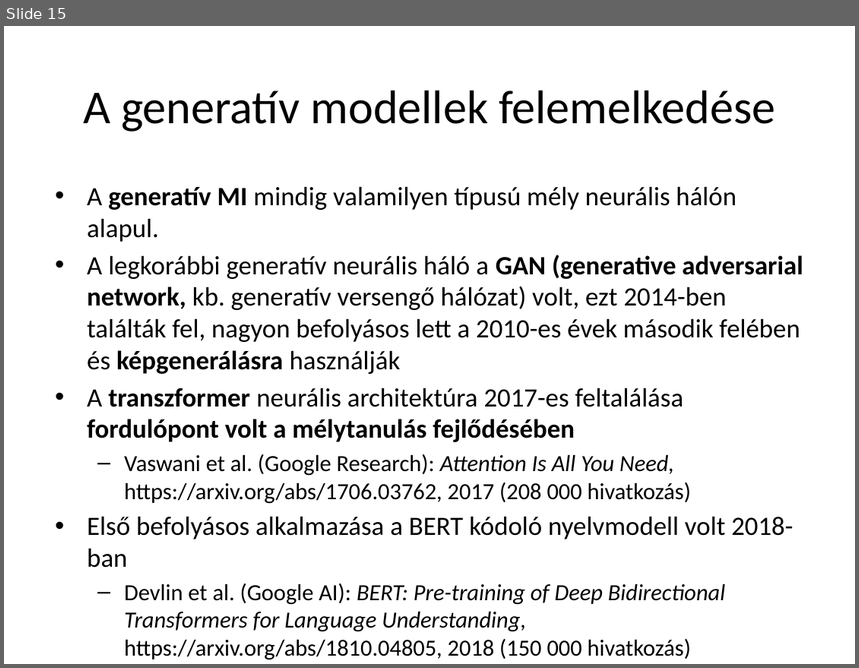
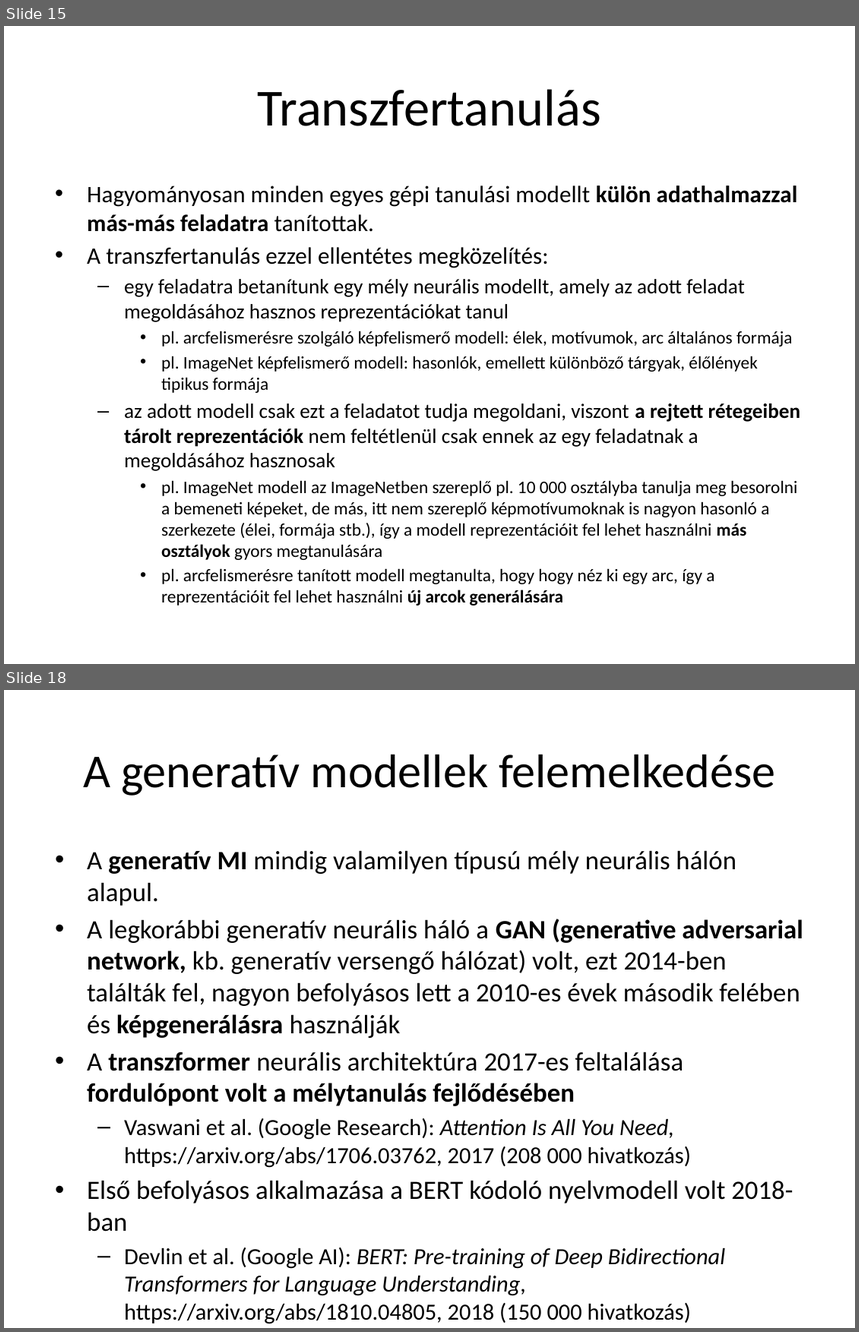
Before and after one commit to Clinical-Bioinformatics-Debrecen/generativ_mi_2025, a slide deck: 4.pptx. Shown one above the other, each under a label of ours: slide 15 before the commit, slides 15 and 18 after it; the slides between them are not shown. The pictures are 859x668 and 859x1332 pixels, drawn with LibreOffice and Linux fonts; fonts in the diff are those of the drawing. Boxes give left, top, right and bottom in pixels: in the first picture for what was removed or moved away, otherwise in the second. Text is boxed around its words. In the diff, an @@ line names an element or a change of style, - is before the commit and + after.

```diff
--- a/4.pptx
+++ b/4.pptx
@@ slide 15 added at <box>4,26,855,664</box>, background #FFFFFF @@
@@ title added at <box>258,89,601,126</box>, 44 pt, text #000000 @@
+Transzfertanulás
@@ text added at <box>87,186,801,606</box>, 15 pt, text #000000 @@
+• Hagyományosan minden egyes gépi tanulási modellt külön adathalmazzal más-más feladatra tanítottak.
+• A transzfertanulás ezzel ellentétes megközelítés:
+  – egy feladatra betanítunk egy mély neurális modellt, amely az adott feladat megoldásához hasznos reprezentációkat tanul
+    • pl. arcfelismerésre szolgáló képfelismerő modell: élek, motívumok, arc általános formája
+    • pl. ImageNet képfelismerő modell: hasonlók, emellett különböző tárgyak, élőlények tipikus formája
+  – az adott modell csak ezt a feladatot tudja megoldani, viszont a rejtett rétegeiben tárolt reprezentációk nem feltétlenül csak ennek az egy feladatnak a megoldásához hasznosak
+    • pl. ImageNet modell az ImageNetben szereplő pl. 10 000 osztályba tanulja meg besorolni a bemeneti képeket, de más, itt nem szereplő képmotívumoknak is nagyon hasonló a szerkezete (élei, formája stb.), így a modell reprezentációit fel lehet használni más osztályok gyors megtanulására
+    • pl. arcfelismerésre tanított modell megtanulta, hogy hogy néz ki egy arc, így a reprezentációit fel lehet használni új arcok generálására
@@ what was slide 15 is now slide 18 @@
```
Also in this commit, not shown: 2 other slides added, 1 other file.
